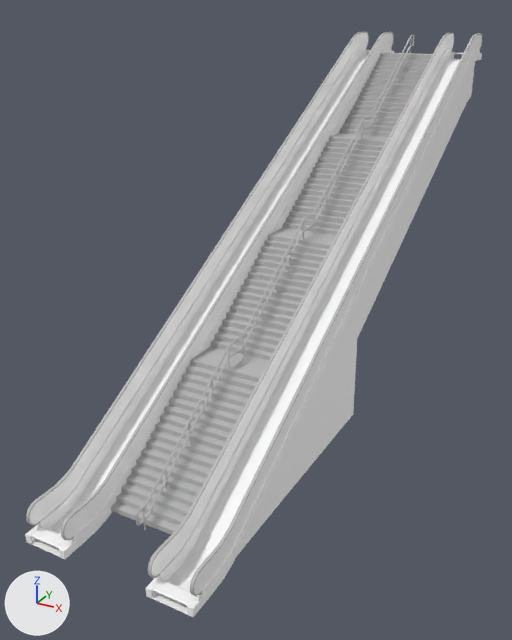
An edit to the FBX model Game/Assets/Penn Station/Models/Stairs.fbx, drawn before and after from the same camera.
Before and after are seen from a 50 mm camera at (11.3, -12.9, 14.6) aimed at (-1.2, 9.8, 3.2). Lighting does not change. The marker at lower left points along +X, +Y and +Z. Where no turn or scale is listed for an object, it has been applied to the vertices.

The older version as bpy lines, for what is in view:
```python
me_mesh_001 = bpy.data.meshes.new('Mesh.001')
me_mesh_001.from_pydata(...)  # 5051 vertices, 4753 faces; spans x -3.1..3.1, y -1.3..25.3, z -0.6..13.5
# faces by material slot: [2980, 1773]
me_mesh_001.materials.append(mat_stairs_trim_mat)  # grey #bcbcbc
me_mesh_001.materials.append(mat_stairs_mat)  # white #ffffff
ob_stairs_geometry = bpy.data.objects.new('Stairs_Geometry', me_mesh_001)
ob_stairs_geometry.location = (0.0, 0.0, 0.0)
```
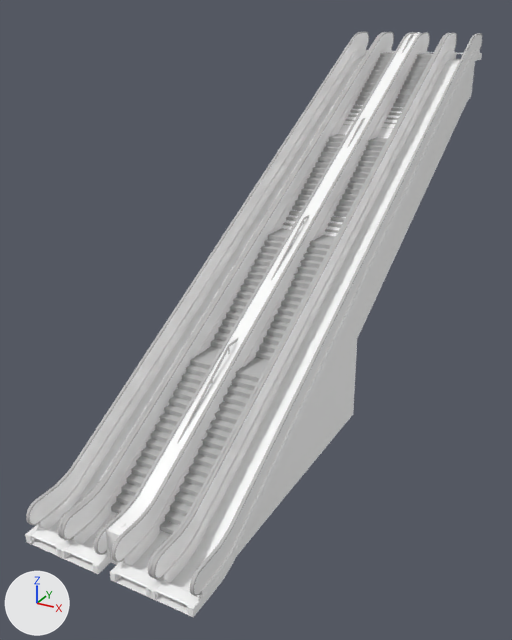
What differs and where, as boxes [x1, y1, x2, y2] in the pictures (512 x 640 px):
'Stairs_Narrow_Geometry', added: after [56, 32, 457, 600]
    faces in mat_stairs_mat (white #ffffff): [56, 32, 457, 600]
    faces in mat_stairs_trim_mat (grey #bcbcbc): [58, 32, 457, 580]

Edits to the bpy script that builds the scene:
```text
Add me_mesh_002:
    me_mesh_002.from_pydata(...)  # 2992 vertices, 3154 faces; spans x -1.8..1.8, y -1.3..25.3, z -0.3..13.5
    # faces by material slot: [1754, 1400]
    me_mesh_002.materials.append(mat_stairs_mat)  # white #ffffff
    me_mesh_002.materials.append(mat_stairs_trim_mat)  # grey #bcbcbc
Add ob_stairs_narrow_geometry:
    ob_stairs_narrow_geometry = bpy.data.objects.new('Stairs_Narrow_Geometry', me_mesh_002)
    ob_stairs_narrow_geometry.location = (0.0, 0.0, 0.0)
```
